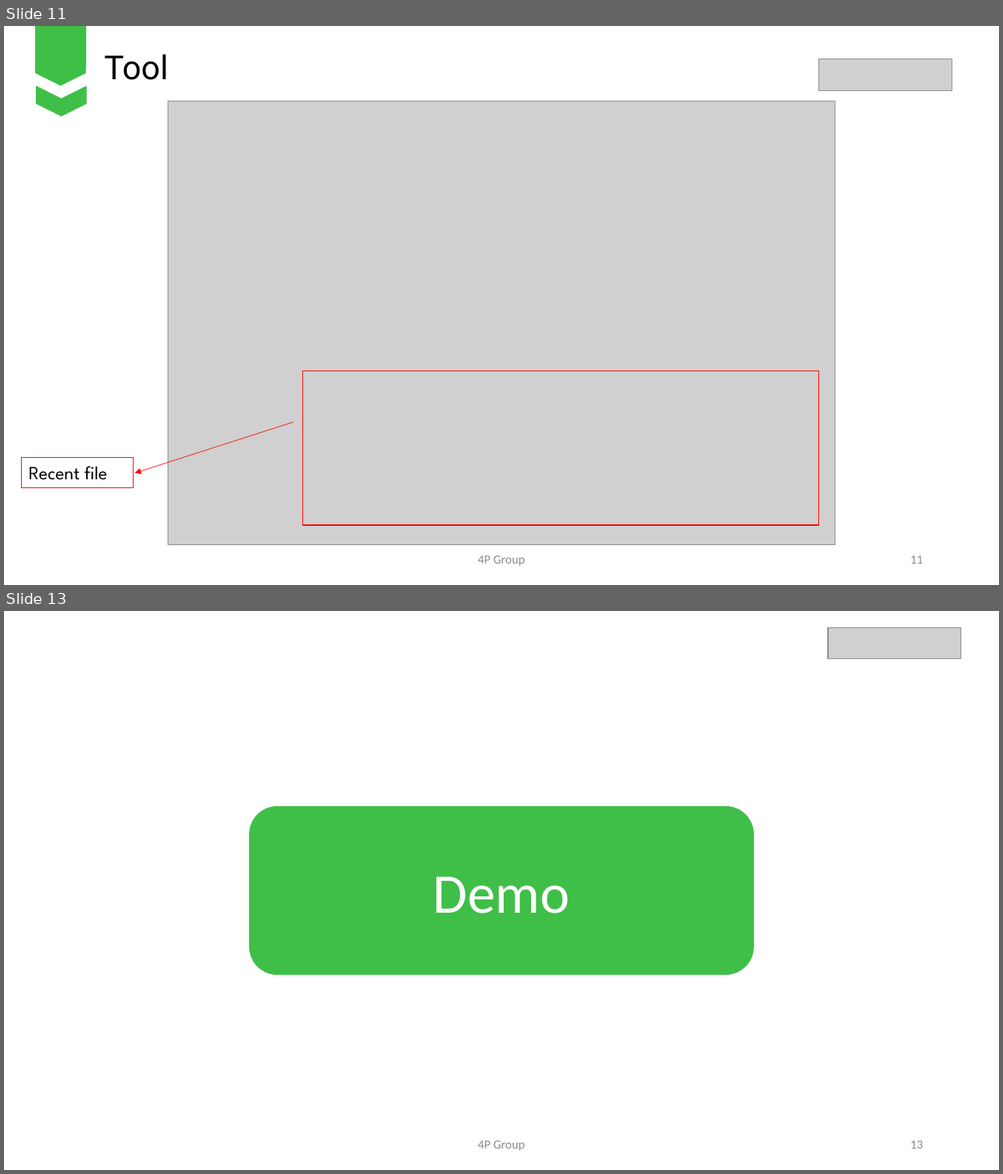
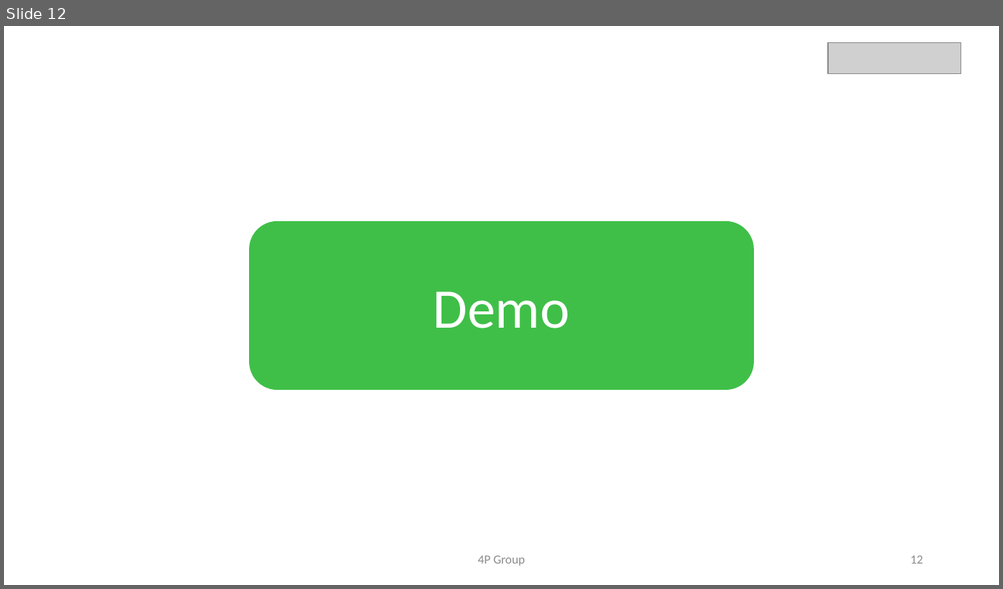
Before and after one commit to nhanntce/Fall_Group01, a slide deck: 4P Food.pptx. Shown one above the other, each under a label of ours: slides 11 and 13 before the commit, slide 12 after it; the slides between them are not shown. The pictures are 1003x1174 and 1003x589 pixels, drawn with LibreOffice and Linux fonts; fonts in the diff are those of the drawing; grey boxes stand for pictures. Boxes give left, top, right and bottom in pixels: in the first picture for what was removed or moved away, otherwise in the second. Text is boxed around its words. In the diff, an @@ line names an element or a change of style, - is before the commit and + after.

```diff
--- a/4P Food.pptx
+++ b/4P Food.pptx
@@ slide 11 removed at box(4, 26, 999, 585), background #FFFFFF @@
@@ freeform shape removed at box(35, 26, 85, 67) @@
@@ hexagon removed at box(35, 26, 85, 86) @@
@@ text removed at box(104, 54, 168, 80) @@
-Tool
@@ picture removed at box(819, 59, 952, 91) @@
@@ freeform shape removed at box(36, 86, 86, 117) @@
@@ picture removed at box(168, 101, 835, 545) @@
@@ rectangle removed at box(302, 372, 818, 526) @@
@@ arrow removed from (293, 422) to (134, 474) @@
@@ rectangle removed at box(21, 458, 133, 488) @@
-Recent file
@@ text removed at box(478, 556, 525, 566) @@
-4P Group
@@ page number removed at box(910, 556, 922, 564) @@
-11
@@ what was slide 13 is now slide 12 @@
@@ page number at box(910, 556, 922, 564): text changed @@
-13
+12
```
Also in this commit, not shown: 10 slides changed, 1 slide added, 1 other slide removed.
